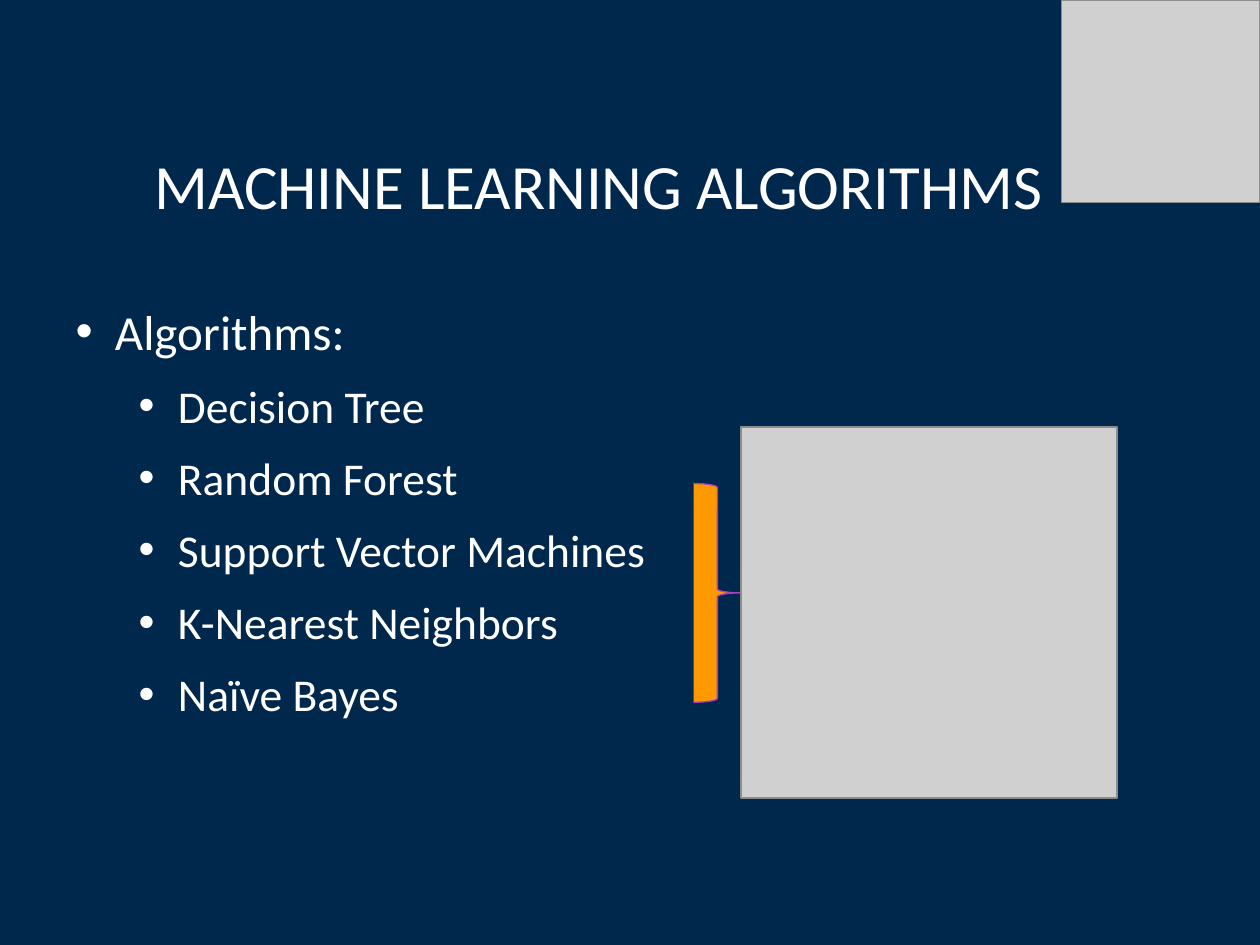
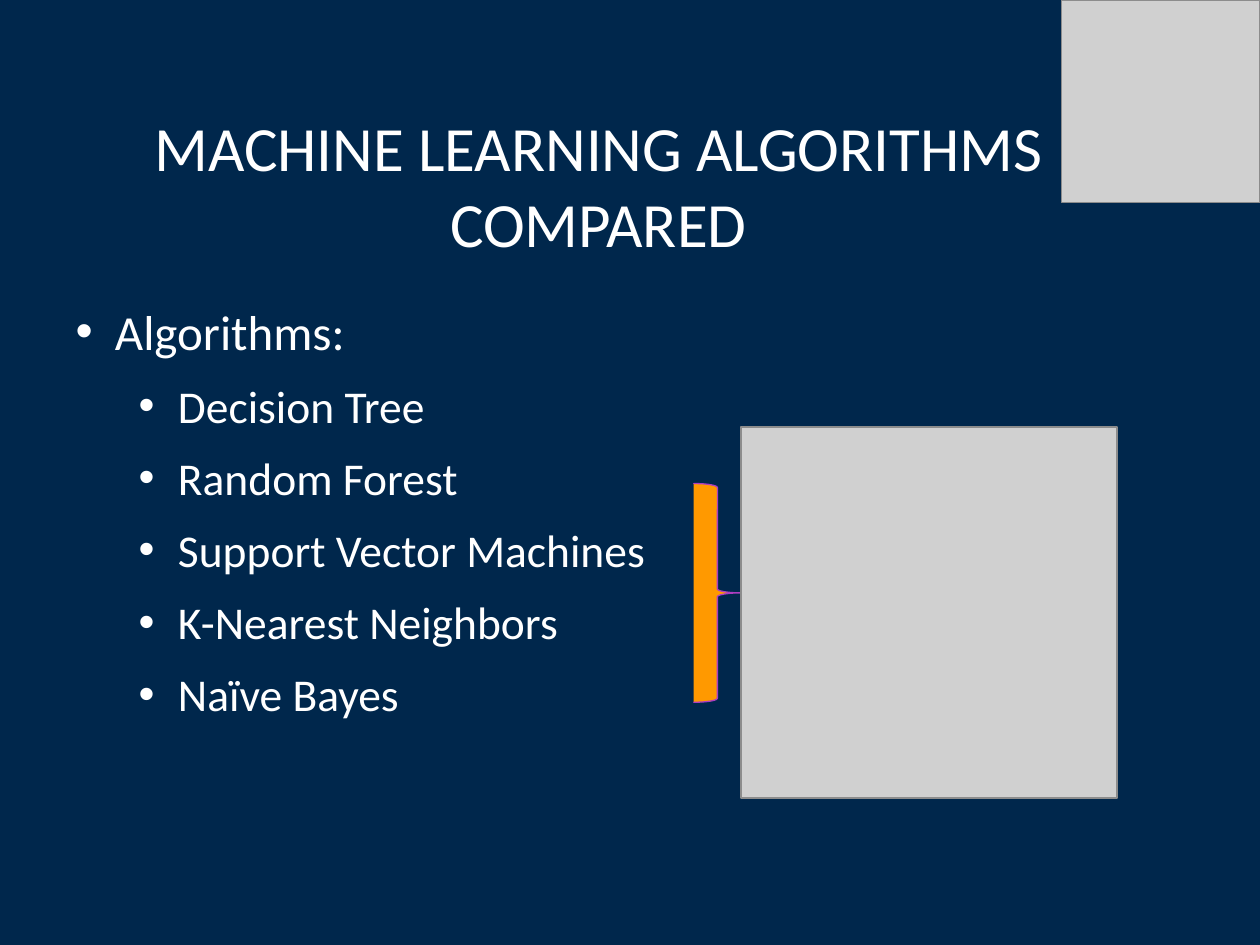
Before and after one commit to tastslikchkn/MI-AIR, a slide deck: slide 11 of Milestone_2/CSC587_2024_OnlineCSESTudentSuccessInd_052824.pptx. Drawn at 1260x945 pixels with LibreOffice and Linux fonts; fonts in the diff are those of the drawing; grey boxes stand for pictures; background and template pictures are left out. Boxes give left, top, right and bottom in pixels: in the first picture for what was removed or moved away, otherwise in the second. Text is boxed around its words. In the diff, an @@ line names an element or a change of style, - is before the commit and + after.

```diff
--- a/Milestone_2/CSC587_2024_OnlineCSESTudentSuccessInd_052824.pptx
+++ b/Milestone_2/CSC587_2024_OnlineCSESTudentSuccessInd_052824.pptx
@@ title at bbox=[154, 130, 1042, 248]: text changed @@
-MACHINE LEARNING ALGORITHMS
+MACHINE LEARNING ALGORITHMS COMPARED
```
Also in this commit, not shown: 5 other slides changed, 5 slides added, 5 slides removed.
